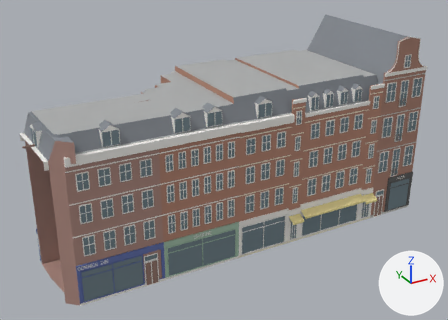
Renders of the glTF model public/canal-drive/models/ordinary-buildings/chunks/chunk-face-bilder-233580-162444-rowfront.glb from each side of a commit.
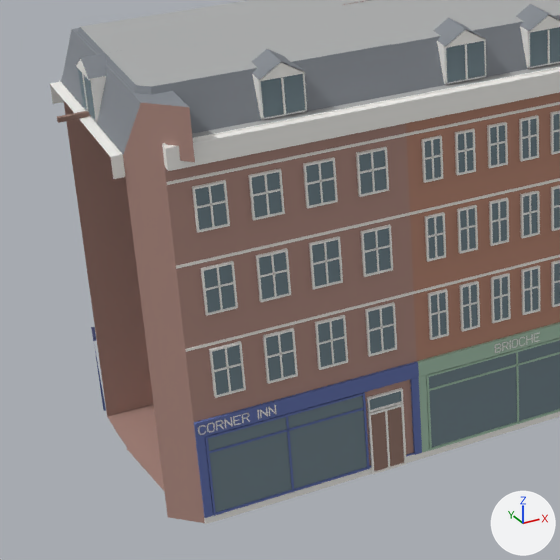
Each version appears first whole from a 50 mm camera at (-31.1, -47.7, 35.3) aimed at (0.2, 9.3, 6.8), and next in a close-up on the part from 0% to 49% of the width and 31% to 100% of the height. Lighting does not change. The marker at lower right points along +X, +Y and +Z. The older version's two pictures come first. Where no turn or scale is listed for an object, it has been applied to the vertices. Vertices at exactly the same position are counted once.

In view in the first close-up: 'face-bilder-233580-162444'.
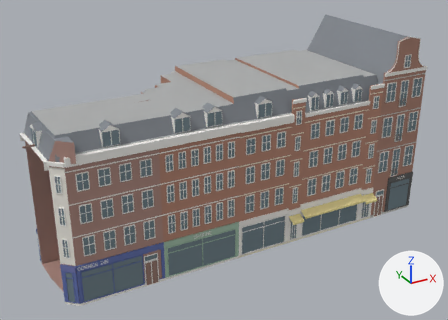
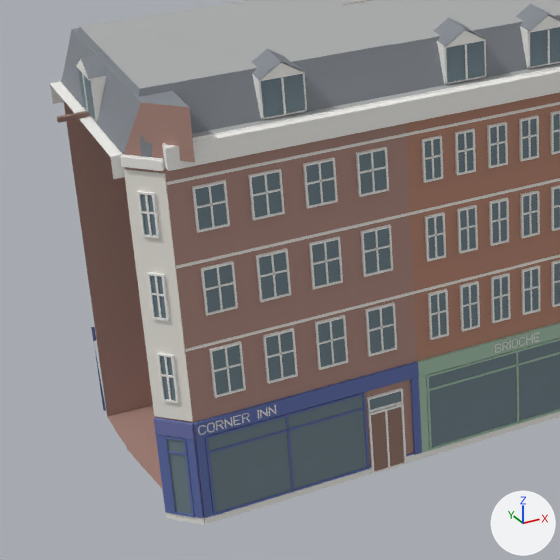
Edits to the bpy script that builds the scene:
```text
Add mat_e3dccb_brick_measured:
    mat_e3dccb_brick_measured = principled_material('e3dccb_brick_measured')
    mat_e3dccb_brick_measured.base_color = (0.89, 0.863, 0.796)  # white #f2efe7
    mat_e3dccb_brick_measured.roughness = 0.9
Change me_face_bilder_233580_162444:
    used by ob_face_bilder_233580_162444; location = (-0.94, 11.77, 10.48)
    remove me_face_bilder_233580_162444.from_pydata(...)  # 6052 vertices, 9439 faces; spans x -21.4..21.4, y -12.8..12.8, z -10.5..10.5
    add me_face_bilder_233580_162444.from_pydata(...)  # 6313 vertices, 9951 faces; spans x -21.4..21.4, y -12.8..12.8, z -10.5..10.5
    me_face_bilder_233580_162444 part 1: the loose piece of 8 vertices spanning x -17.7, y -11.9, z -5.3..-3.5 is copied, and the copy is moved by (-2.0, 0.5, 0.0); it spans x -19.7, y -11.4..-11.3, z -5.3..-3.5
    me_face_bilder_233580_162444 part 2: the loose piece of 8 vertices spanning x -17.7, y -11.9, z -2.0..-0.4 is copied, and the copy is moved by (-2.0, 0.5, -0.1); it spans x -19.7, y -11.4..-11.3, z -2.0..-0.4
    me_face_bilder_233580_162444 part 3: the loose piece of 8 vertices spanning x -17.7, y -11.9, z 1.2..2.7 is copied, and the copy is moved by (-2.0, 0.5, -0.1); it spans x -19.7, y -11.4..-11.3, z 1.1..2.6
    me_face_bilder_233580_162444 part 4: the loose piece of 8 vertices spanning x -18.7..-12.8, y -11.9, z -7.5 is copied, and the copy is turned -42.8 degrees about the z axis through its middle and scaled by 0.115, then moved by (-3.9, 0.5, 0.0); it spans x -19.9..-19.4, y -11.6..-11.1, z -7.6..-7.5
    me_face_bilder_233580_162444 part 5: the loose piece of 8 vertices spanning x -18.7..-12.8, y -11.9..-11.8, z -10.1..-6.9 is copied, and the copy is turned -42.8 degrees about the z axis through its middle and scaled by 0.238, then moved by (-3.9, 0.5, 2.0), in mat_2a2f6e_door (blue #7177af); it spans x -20.2..-19.1, y -11.9..-10.8, z -6.8..-6.2
    me_face_bilder_233580_162444 part 6: a new loose piece of 92 vertices spanning x -20.2..-19.1, y -11.8..-10.8, z -6.1..3.4
    me_face_bilder_233580_162444 part 7: 1 vertex moved within x -20.2, y -10.8, z 3.9; 9 vertices removed from x -19.4..-18.8, y -11.8..-10.4, z 3.9..6.1; 114 vertices added at x -20.4..-19.1, y -11.9..-3.1, z -10.5..6.1
    other edits to the shape of me_face_bilder_233580_162444 do not show in these pictures
    add me_face_bilder_233580_162444.materials.append(mat_e3dccb_brick_measured)  # white #f2efe7
```

Where the change shows, as pixel boxes [x1, y1, x2, y2] in the close-ups (560 x 560 px):
part 1 of me_face_bilder_233580_162444, added
    after: [164, 357, 171, 401]
part 2 of me_face_bilder_233580_162444, added
    after: [155, 276, 162, 318]
part 3 of me_face_bilder_233580_162444, added
    after: [145, 195, 152, 236]
part 4 of me_face_bilder_233580_162444, added
    after: [168, 451, 185, 456]
part 5 of me_face_bilder_233580_162444, added (blue)
    after: [153, 417, 195, 440]
part 6 of me_face_bilder_233580_162444, added
    after: [124, 169, 193, 422]
part 7 of me_face_bilder_233580_162444, built on
    before: [50, 4, 394, 179]
    after: [50, 27, 394, 524]
